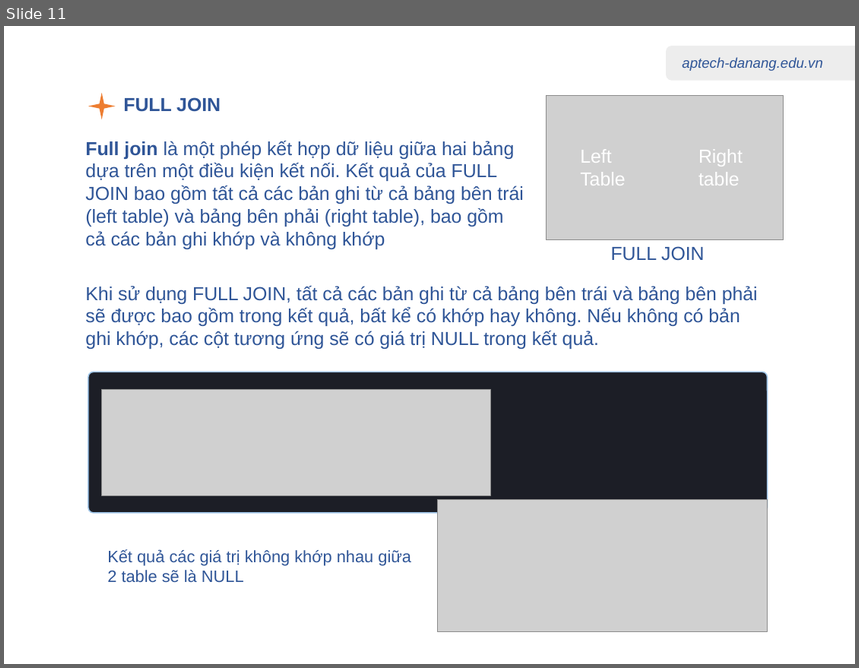
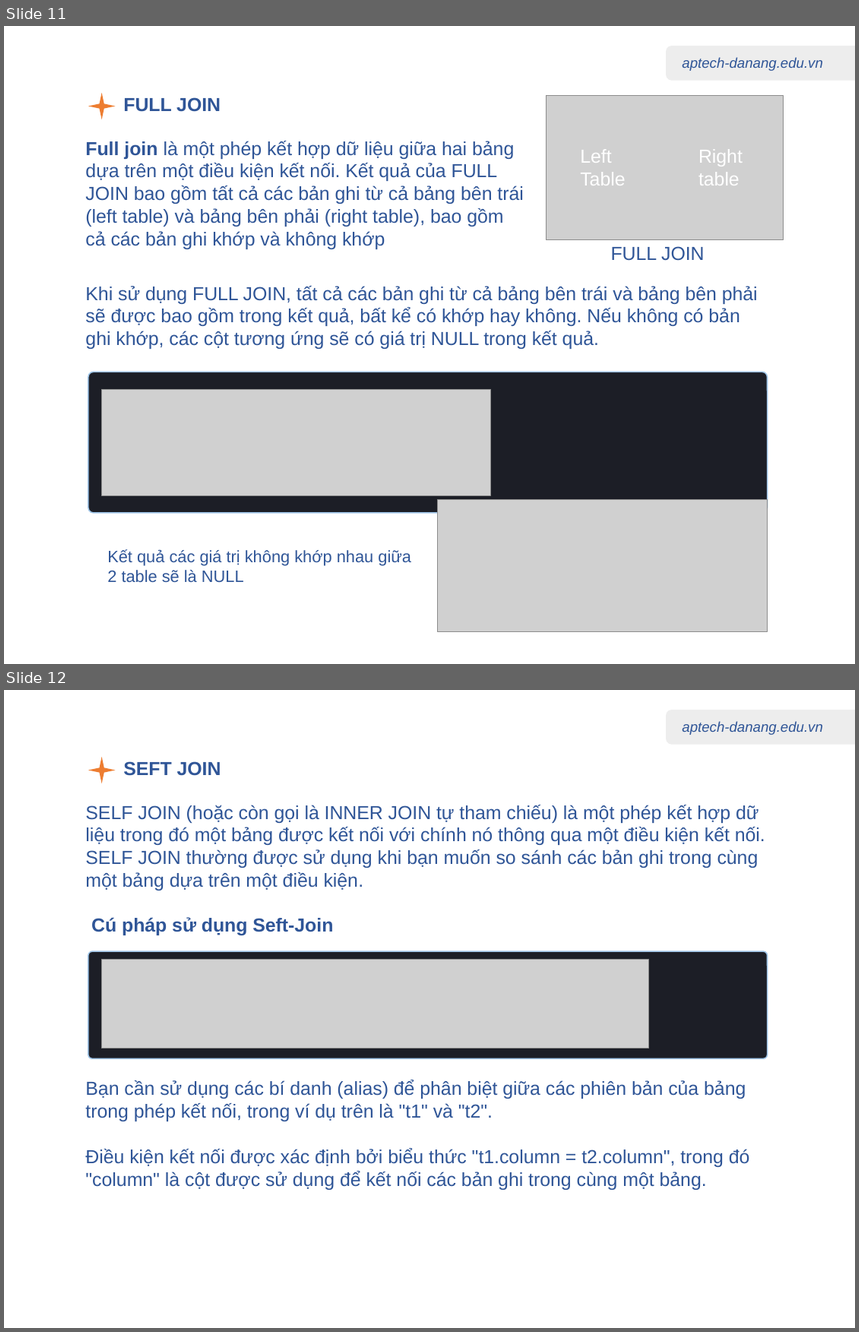
Before and after one commit to nhannn87dn/Learn-PostgreSQL, a slide deck: 01.Lessions/06-Joining-Multiple-Tables/06-Joining-Multiple-Tables.pptx. Shown one above the other, each under a label of ours: slide 11 before the commit, slides 11 and 12 after it. The pictures are 859x668 and 859x1332 pixels, drawn with LibreOffice and Linux fonts; fonts in the diff are those of the drawing; grey boxes stand for pictures. Boxes give left, top, right and bottom in pixels: in the first picture for what was removed or moved away, otherwise in the second. Text is boxed around its words. In the diff, an @@ line names an element or a change of style, - is before the commit and + after.

```diff
--- a/01.Lessions/06-Joining-Multiple-Tables/06-Joining-Multiple-Tables.pptx
+++ b/01.Lessions/06-Joining-Multiple-Tables/06-Joining-Multiple-Tables.pptx
@@ slide 12 added at (x1=4, y1=690, x2=855, y2=1328), background #FFFFFF; not listed: 2 template elements that a slide beside it also shows @@
@@ star added at (x1=88, y1=756, x2=116, y2=783), fill #ED7D31 @@
@@ text added at (x1=123, y1=761, x2=221, y2=776), 16 pt, text #2F5597, bold @@
+SEFT JOIN
@@ text added at (x1=85, y1=805, x2=766, y2=891), 16 pt, text #2F5597 @@
+SELF JOIN (hoặc còn gọi là INNER JOIN tự tham chiếu) là một phép kết hợp dữ liệu trong đó một bảng được kết nối với chính nó thông qua một điều kiện kết nối. SELF JOIN thường được sử dụng khi bạn muốn so sánh các bản ghi trong cùng một bảng dựa trên một điều kiện.
@@ text added at (x1=91, y1=917, x2=333, y2=936), 16 pt, text #2F5597, bold @@
+Cú pháp sử dụng Seft-Join
@@ rounded rectangle added at (x1=88, y1=951, x2=768, y2=1059), fill #1C1E26, outline #9DC3E6 1 pt @@
@@ picture added at (x1=102, y1=959, x2=649, y2=1049) @@
@@ text added at (x1=85, y1=1080, x2=750, y2=1190), 16 pt, text #2F5597 @@
+Bạn cần sử dụng các bí danh (alias) để phân biệt giữa các phiên bản của bảng trong phép kết nối, trong ví dụ trên là "t1" và "t2".
+Điều kiện kết nối được xác định bởi biểu thức "t1.column = t2.column", trong đó "column" là cột được sử dụng để kết nối các bản ghi trong cùng một bảng.
```
Also in this commit, not shown: 1 slide changed, 3 other slides added, 7 other files.
